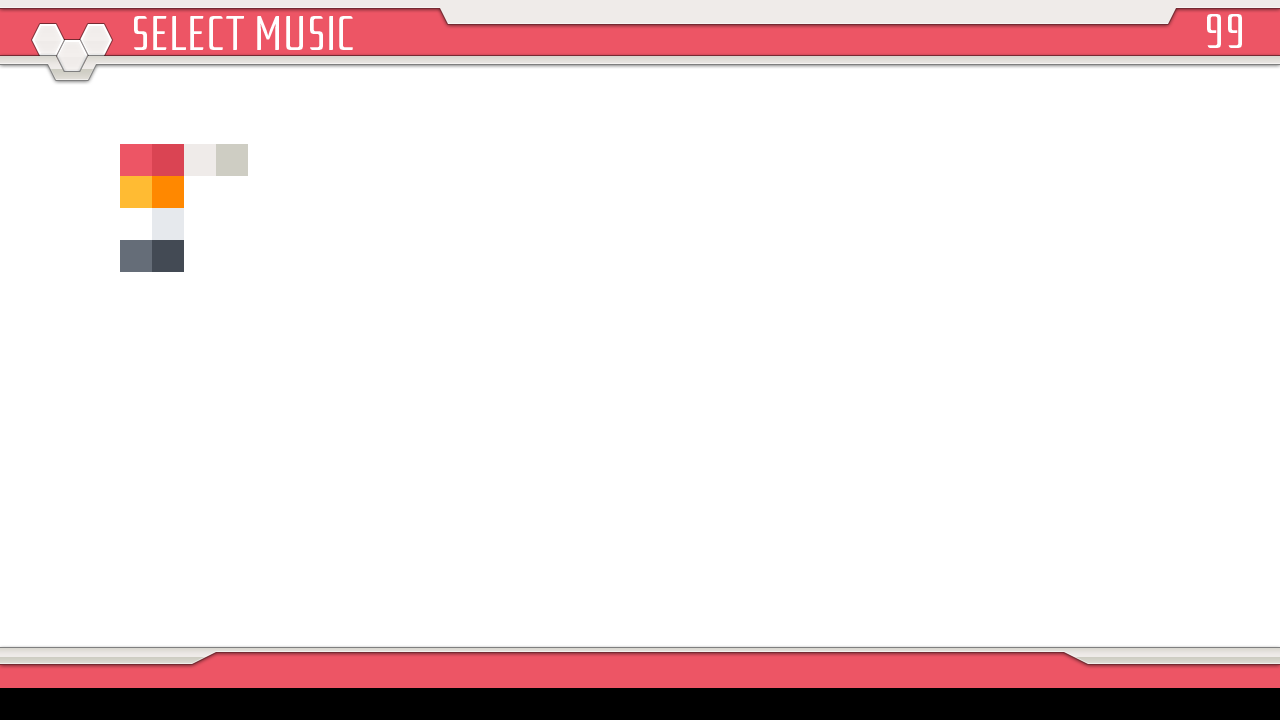
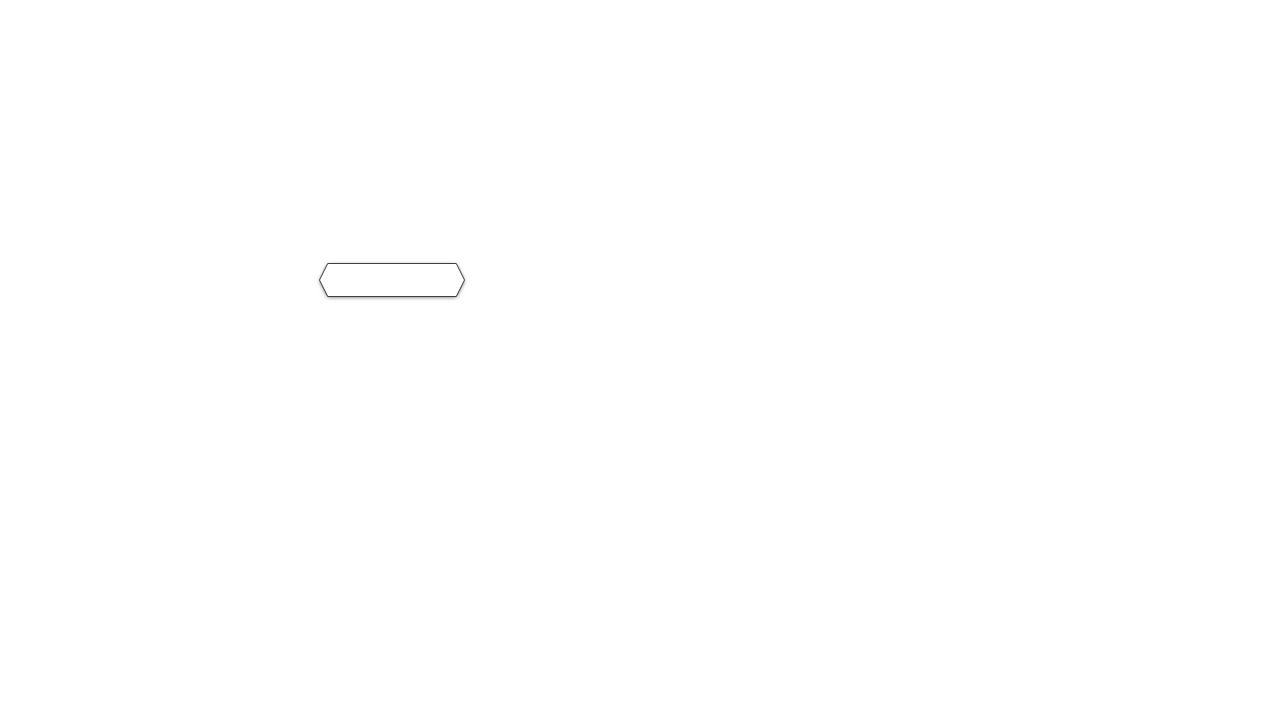
Two versions of the same layered image (1280 x 720). Layer-by-layer changes:
hid "Palette", painted on it over bbox(120, 144, 248, 272)
added group "SelectDifficult Pill" with 1 layers above "Header" over bbox(320, 264, 464, 296)
added layer "Shape 4" in group "SelectDifficult Pill" over bbox(320, 264, 464, 296)
hid group "Header" (12 layers) over bbox(0, 0, 1280, 80)
hid group "Timer" (1 layers) over bbox(1207, 14, 1242, 48)
hid "SELECT MUSIC" over bbox(134, 16, 353, 50)
painted on "New Top" over bbox(0, 0, 1280, 24)
hid "Bottom" over bbox(0, 56, 1280, 80)
hid group "Hexagons" (3 layers) over bbox(32, 24, 112, 72)
hid group "Footer" (6 layers) over bbox(0, 648, 1280, 720)
renamed "Seperator" to "Shape 2", painted on it over bbox(0, 648, 1280, 672)
